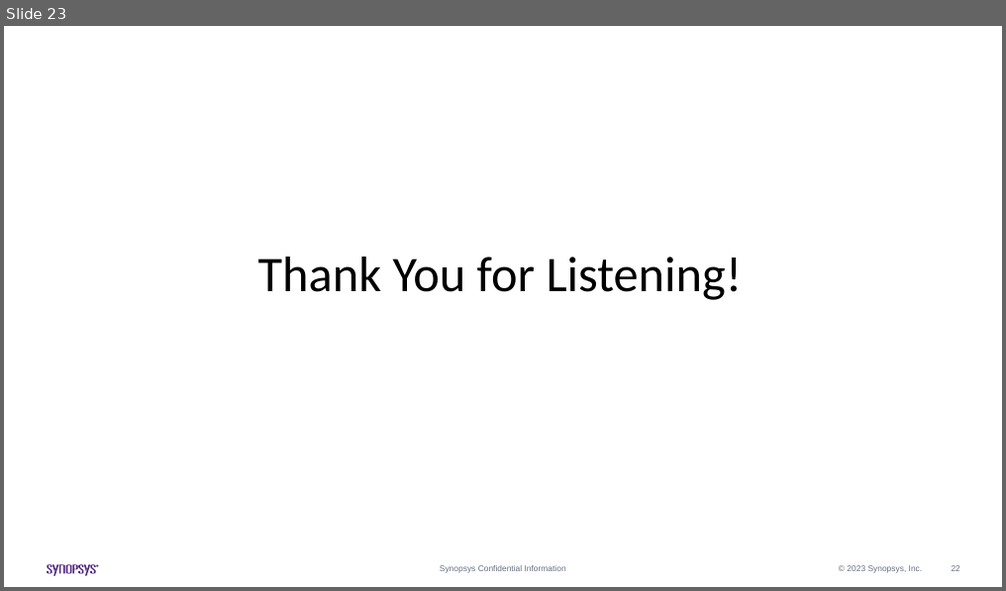
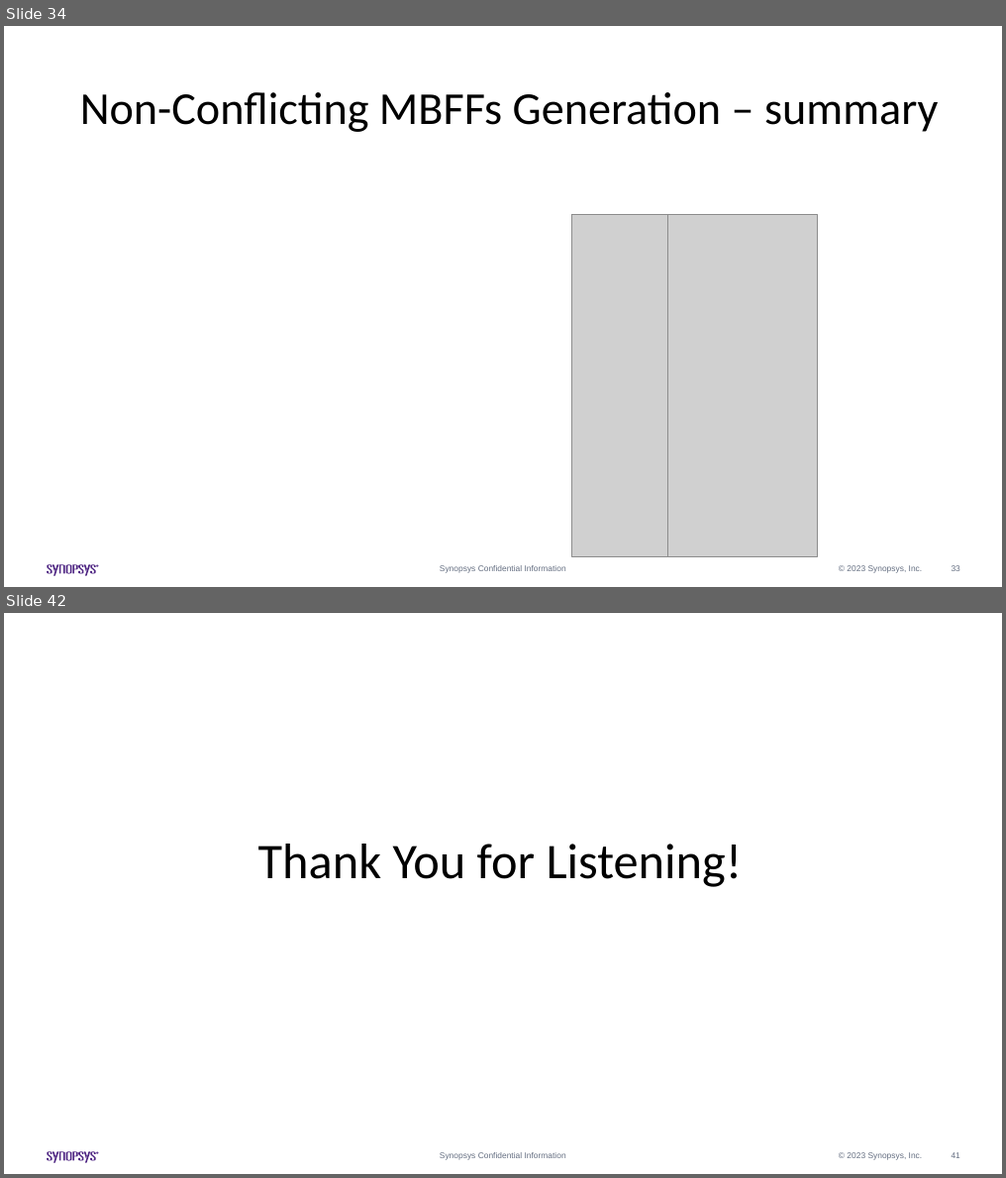
Before and after one commit to Pacific-Feng-Studuies/Studied-Papers, a slide deck: Synopsys Intern/Generation of Mixed-Driving Multi-Bit Flip-Flops for Power/Generation of Mixed-Driving Multi-Bit Flip-Flops for Power.pptx. Shown one above the other, each under a label of ours: slide 23 before the commit, slides 34 and 42 after it; the slides between them are not shown. The pictures are 1006x591 and 1006x1178 pixels, drawn with LibreOffice and Linux fonts; fonts in the diff are those of the drawing; grey boxes stand for pictures. Boxes give left, top, right and bottom in pixels: in the first picture for what was removed or moved away, otherwise in the second. Text is boxed around its words. In the diff, an @@ line names an element or a change of style, - is before the commit and + after.

```diff
--- a/Synopsys Intern/Generation of Mixed-Driving Multi-Bit Flip-Flops for Power/Generation of Mixed-Driving Multi-Bit Flip-Flops for Power.pptx
+++ b/Synopsys Intern/Generation of Mixed-Driving Multi-Bit Flip-Flops for Power/Generation of Mixed-Driving Multi-Bit Flip-Flops for Power.pptx
@@ slide 34 added at box(4, 26, 1002, 587), background #FFFFFF; not listed: 14 template elements that a slide beside it also shows @@
@@ title added at box(80, 92, 938, 132), 44 pt, text #000000 @@
+Non-Conflicting MBFFs Generation – summary
@@ picture added at box(572, 215, 668, 558) @@
@@ picture added at box(668, 215, 817, 558) @@
@@ what was slide 23 is now slide 42 @@
@@ page number at box(951, 1153, 960, 1158): text changed @@
-22
+41
```
Also in this commit, not shown: 1 slide changed, 18 other slides added.
